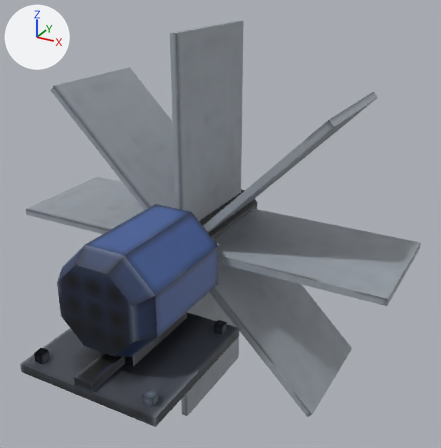
A saved change to the Blender file assets/eln/model/SmallWaterWheel/SmallWaterWheel.blend.
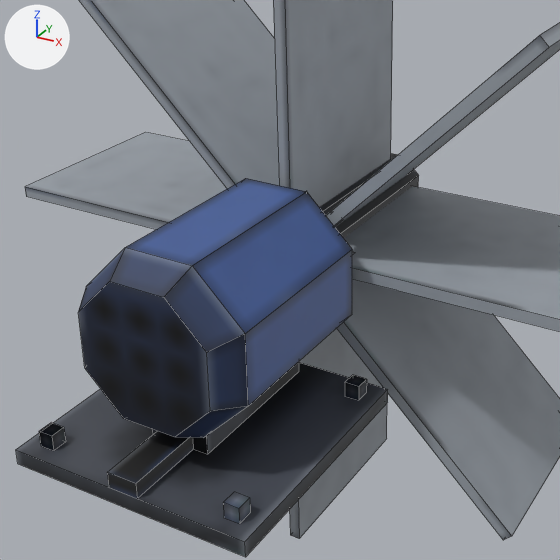
Old and new are each drawn whole from a 50 mm camera at (2.07, -2.63, 1.86) aimed at (0.23, 0.72, 0.19) and again close up on the part from 3% to 77% of the width and 22% to 96% of the height. The lights are fixed; the arrows at upper left show +X, +Y and +Z. The close-ups show mesh edges as thin lines.

The first close-up shows 'Generator', 'Support', 'Wheel'.
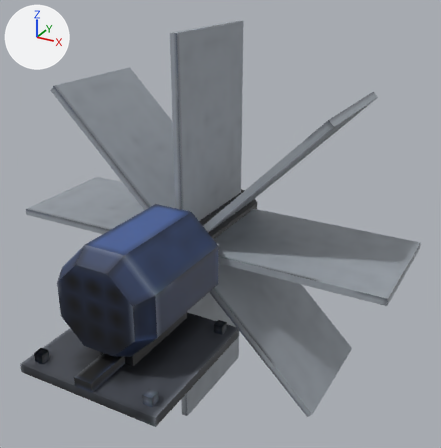
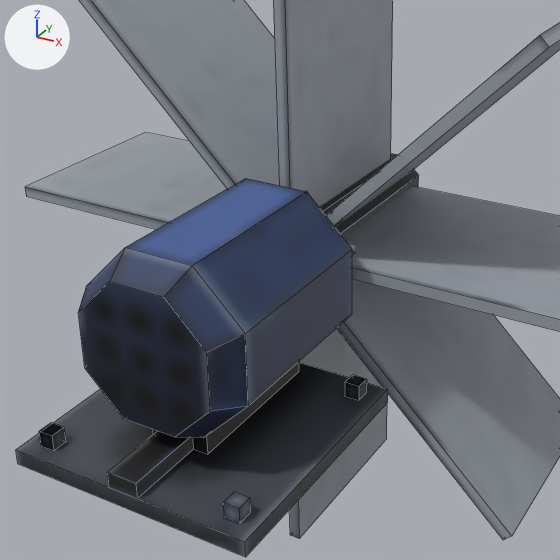
The change in detail:
me_generator has 24 vertices, 18 faces and spans x -0.98..0.98, y -0.98..0.98, z -0.63..1.03.
me_generator is used by ob_generator; location (0.0, -0.02, 0.0); rotation (-1.571, -1.763, 0.0), in degrees (-90, -101, 0); scale (0.367, 0.367, 0.505).
me_generator part 1: texture (UV) coordinates of 12 of 18 faces, centred in x -0.91..0.77, y -0.91..0.91, z -0.51..0.32, changed; they spanned u 0.0..0.28, v 0.48..0.62 and now span u 0.22..0.5, v 0.44..0.62.
me_wheel is used by ob_wheel; location (0.0, 0.0, 0.0).
me_wheel had 116 vertices, 59 faces, 1 loose edge and spanned x -1.44..1.44, y 0.5..1.5, z -1.44..1.44.
me_wheel now has 107 vertices, 59 faces, 1 loose edge and spans x -1.44..1.44, y 0.5..1.5, z -1.44..1.44.
Part 2, on me_wheel:
9 vertices are removed from x -0.03..1.03, y 0.56..1.15, z -1.0..0.34.
10 faces are deleted.
10 new faces join them.

Changed parts and their boxes [x1, y1, x2, y2] in the close-ups (560 x 560 px; the box of a moved part takes in the faces that stretch with it):
part 1 of me_generator, surface changed
    both: [176, 192, 352, 438]
part 2 of me_wheel, moved or reshaped
    both: [91, 0, 560, 540]
